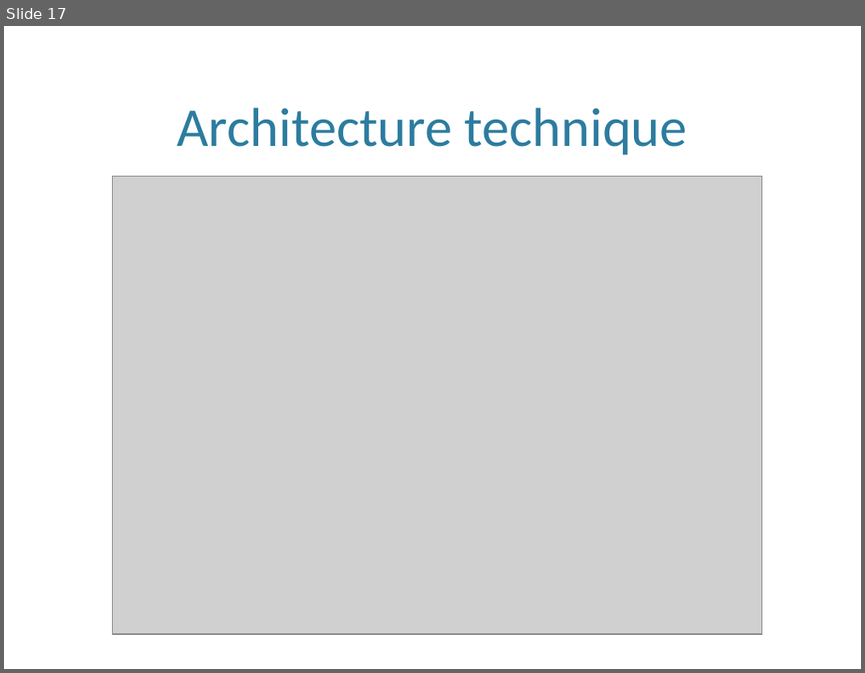
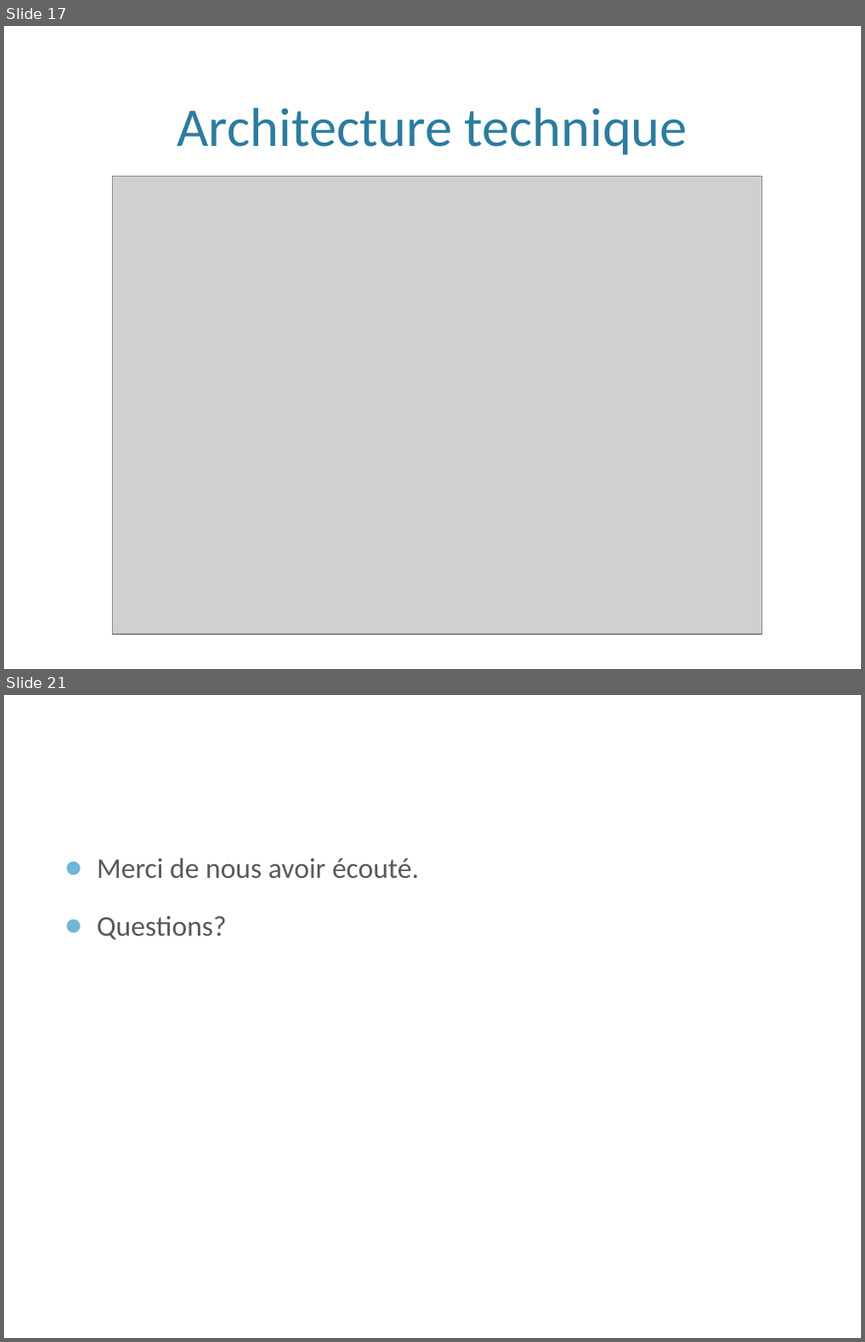
Before and after one commit to hexanome/soa, a slide deck: presentationSISOA.pptx. Shown one above the other, each under a label of ours: slide 17 before the commit, slides 17 and 21 after it; the slides between them are not shown. The pictures are 865x673 and 865x1342 pixels, drawn with LibreOffice and Linux fonts; fonts in the diff are those of the drawing; grey boxes stand for pictures; background and template pictures are left out. Boxes give left, top, right and bottom in pixels: in the first picture for what was removed or moved away, otherwise in the second. Text is boxed around its words. In the diff, an @@ line names an element or a change of style, - is before the commit and + after.

```diff
--- a/presentationSISOA.pptx
+++ b/presentationSISOA.pptx
@@ slide 21 added at (x1=4, y1=695, x2=861, y2=1338), background picture (left out) @@
@@ text added at (x1=97, y1=857, x2=419, y2=940), 24 pt, text #595959 @@
+● Merci de nous avoir écouté.
+● Questions?
@@ page number added at (x1=744, y1=1282, x2=837, y2=1317), 36 pt, text #FFFFFF @@
+21
```
Also in this commit, not shown: 8 slides changed, 1 other slide added.
